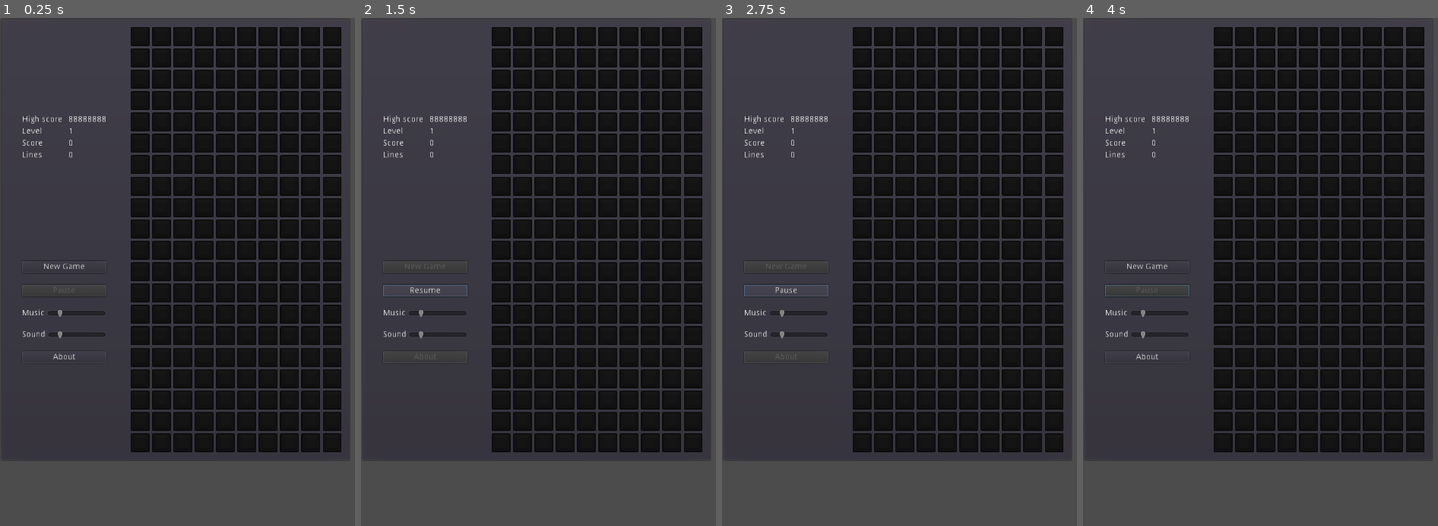
Above: before the commit, frames 1-4 (left to right).
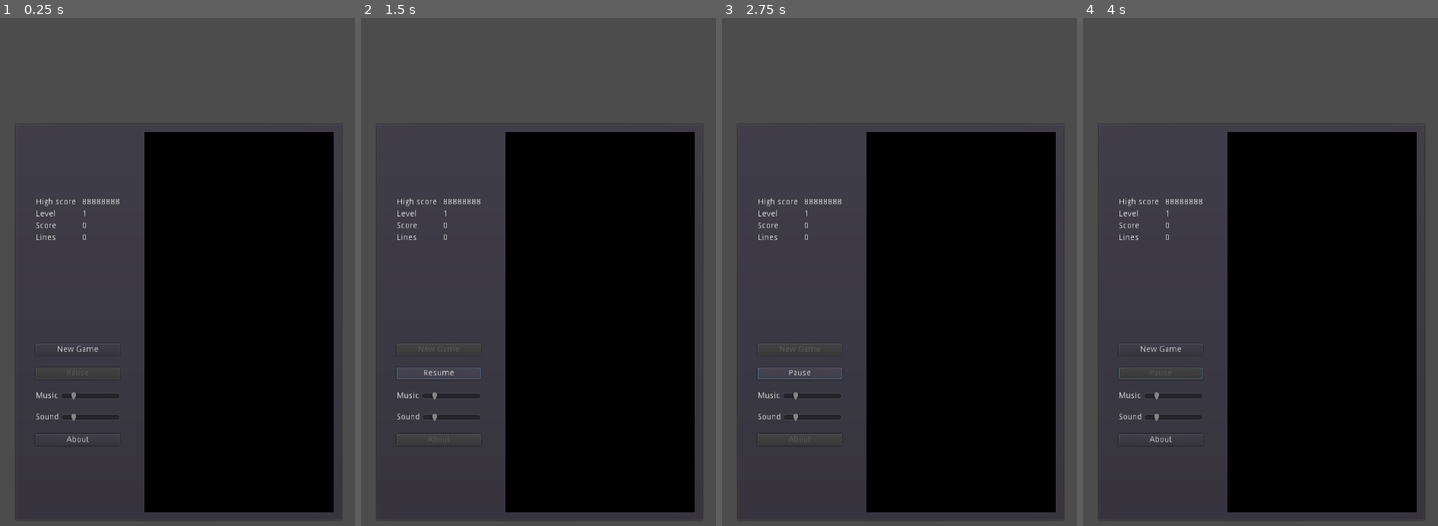
Above: after the commit, the same moments.

Repository: wojteksuchy/tetron
Game: Godot game, scene res://scenes/Main.tscn
The game is run twice, just before and just after one commit, with the same random seed, the same clock (stepped at 60 frames per second) and the same inputs. Sound files missing from this copy of the repository are replaced by a short silence.
Inputs:
- Up to frame 1 (0.25 s): no input
- Up to frame 2 (1.5 s): click "New Game" at 0.5 s; click "Pause" at 1.25 s
- Up to frame 3 (2.75 s): click "Resume" at 2 s
- Up to frame 4 (4 s): no input

The runs differ from the first frame. In frame 1, 28% of the frame differs, in the area x 0-97%, y 0-99%; in frame 2, 29%; in frame 3, 29%; in frame 4, 28%.

Commit message:
GUI Tweaks

Diff:
--- a/scenes/GUI.tscn
+++ b/scenes/GUI.tscn
@@ -12,15 +12,15 @@
 }
 
 [node name="Panel" type="PanelContainer" parent="."]
-margin_left = 113.0
+margin_left = 119.0
 margin_top = 296.0
-margin_right = 487.0
+margin_right = 481.0
 margin_bottom = 727.0
 
 [node name="HBoxContainer" type="HBoxContainer" parent="Panel"]
 margin_left = 7.0
 margin_top = 7.0
-margin_right = 367.0
+margin_right = 355.0
 margin_bottom = 424.0
 size_flags_horizontal = 0
 
@@ -224,18 +224,27 @@
 
 [node name="Right" type="MarginContainer" parent="Panel/HBoxContainer"]
 margin_left = 204.0
-margin_right = 360.0
+margin_right = 348.0
 margin_bottom = 417.0
 custom_constants/margin_right = 8
 custom_constants/margin_top = 8
 custom_constants/margin_left = 8
 custom_constants/margin_bottom = 8
 
+[node name="ColorRect" type="ColorRect" parent="Panel/HBoxContainer/Right"]
+margin_left = 8.0
+margin_top = 8.0
+margin_right = 136.0
+margin_bottom = 409.0
+color = Color( 0, 0, 0, 1 )
+
 [node name="Grid" type="GridContainer" parent="Panel/HBoxContainer/Right"]
 margin_left = 8.0
 margin_top = 8.0
-margin_right = 148.0
+margin_right = 136.0
 margin_bottom = 409.0
+custom_constants/vseparation = 0
+custom_constants/hseparation = 0
 columns = 10
 
 [node name="Cell" type="TextureRect" parent="Panel/HBoxContainer/Right/Grid"]
@@ -244,20 +253,20 @@
 texture = ExtResource( 3 )
 
 [node name="Cell2" type="TextureRect" parent="Panel/HBoxContainer/Right/Grid"]
-margin_left = 36.0
-margin_right = 68.0
+margin_left = 32.0
+margin_right = 64.0
 margin_bottom = 32.0
 texture = ExtResource( 3 )
 
 [node name="Cell3" type="TextureRect" parent="Panel/HBoxContainer/Right/Grid"]
-margin_left = 72.0
-margin_right = 104.0
+margin_left = 64.0
+margin_right = 96.0
 margin_bottom = 32.0
 texture = ExtResource( 3 )
 
 [node name="Cell4" type="TextureRect" parent="Panel/HBoxContainer/Right/Grid"]
-margin_left = 108.0
-margin_right = 140.0
+margin_left = 96.0
+margin_right = 128.0
 margin_bottom = 32.0
 texture = ExtResource( 3 )
 
--- a/scenes/Main.tscn
+++ b/scenes/Main.tscn
@@ -4,12 +4,22 @@
 [ext_resource path="res://scripts/Main.gd" type="Script" id=2]
 [ext_resource path="res://audio/lassolady.ogg" type="AudioStream" id=3]
 
-[node name="Main" type="Node2D"]
+[node name="Main" type="CenterContainer"]
+anchor_right = 1.0
+anchor_bottom = 1.0
 script = ExtResource( 2 )
+__meta__ = {
+"_edit_use_anchors_": false
+}
 
 [node name="GUI" parent="." instance=ExtResource( 1 )]
-margin_right = 374.0
-margin_bottom = 479.0
+anchor_right = 0.0
+anchor_bottom = 0.0
+margin_left = 119.0
+margin_top = 296.0
+margin_right = 481.0
+margin_bottom = 727.0
+size_flags_horizontal = 3
 
 [node name="MusicPlayer" type="AudioStreamPlayer" parent="."]
 stream = ExtResource( 3 )
--- a/scripts/GUI.gd
+++ b/scripts/GUI.gd
@@ -1,7 +1,6 @@
 extends CenterContainer
 
-const CELL_CLEAR_BACKGROUND1 := Color(0.1, 0.1, 0.1)
-const CELL_CLEAR_BACKGROUND2 := Color(0) #Black
+
 
 var music := -20
 var sound := -20
@@ -20,8 +19,8 @@
 	min_volume = find_node("Music").get_min()
 	find_node("Sound").set_min(min_volume)
 	add_cells(grid, number_of_cells)
-	clear_cells(grid, CELL_CLEAR_BACKGROUND1)
-	clear_cells(next, CELL_CLEAR_BACKGROUND2)
+	clear_cells(grid)
+	clear_cells(next)
 
 func add_cells(grid_node: GridContainer, how_many_cells: int ) -> void:
 	var number_cells = grid_node.get_child_count() # how many cells is onready in grid
@@ -30,9 +29,9 @@
 		number_cells += 1
 
 
-func clear_cells(grid_node: GridContainer, color: Color) -> void:
+func clear_cells(grid_node: GridContainer) -> void:
 	for cell in grid_node.get_children():
-		cell.modulate = color
+		cell.modulate.a = 0.0
 
 
 func set_button_state(button: String, state: bool) -> void:
--- a/scripts/Main.gd
+++ b/scripts/Main.gd
@@ -1,4 +1,4 @@
-extends Node2D
+extends CenterContainer
 
 enum states {STOPPED, PLAYING, PAUSED, STOP, PLAY, PAUSE}
 
